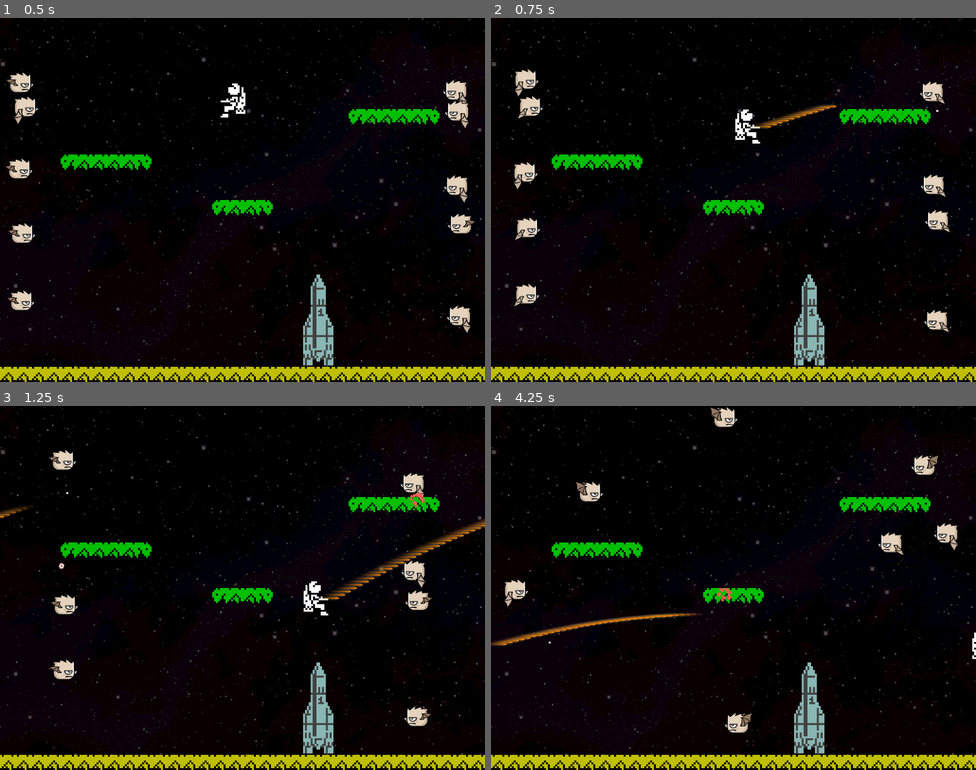
Above: before the commit, frames 1-4 (two rows, left to right).
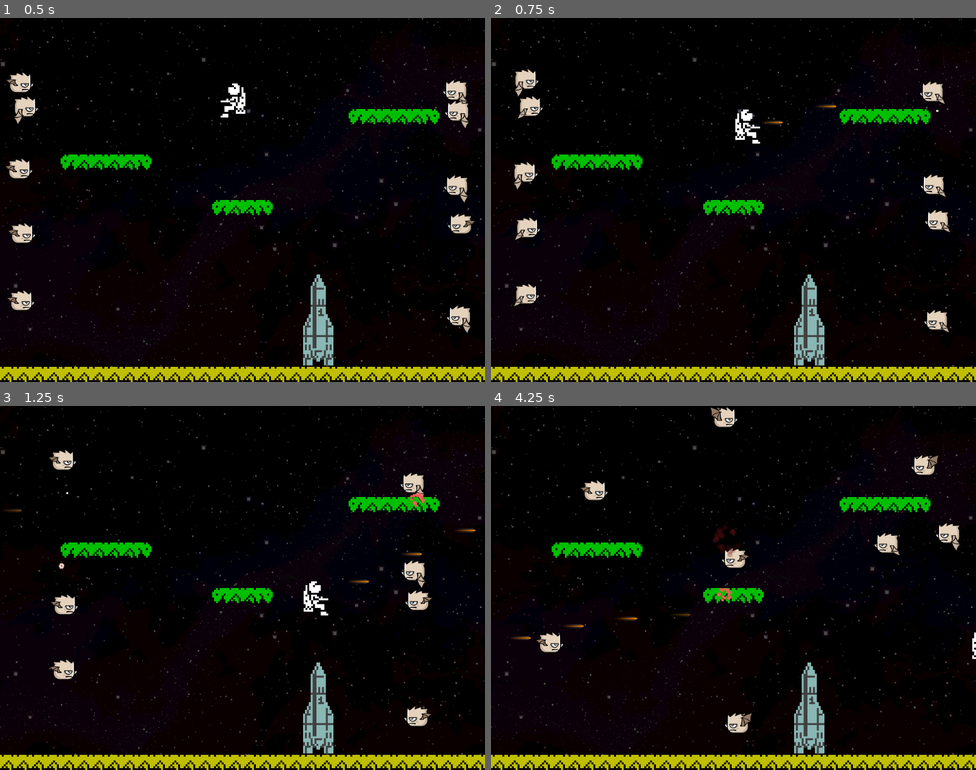
Above: after the commit, the same moments.

Repository: maximinus/JetPac2020
Game: Godot game, scene res://scenes/BaseLevel.tscn
Two runs of this game, one before a commit and one after it. Both use one fixed random seed, a clock stepped at 60 frames per second and the inputs below.
Inputs:
- Up to frame 1 (0.5 s): no input
- Up to frame 2 (0.75 s): hold X (move_right) from 0.53 s (still down); hold L (fire) from 0.53 s (still down)
- Up to frame 3 (1.25 s): keep holding X (move_right); keep holding L (fire)
- Up to frame 4 (4.25 s): release L (fire) at 1.28 s; tap L (fire) at 1.35, 2.3, 2.85 s; release X (move_right) at 2.03 s; hold Z (move_left) 2.03-2.78 s; hold M (jetpac) 2.03-2.78 s; hold X (move_right) from 2.78 s (still down); hold L (fire) from 3.53 s (still down)

Frame 1 is identical in both runs. In frame 2, 0.2% of the frame differs, in the area x 53-70%, y 24-31%; in frame 3, 0.8%; in frame 4, 1.8%, in the area x 0-97%, y 20-68%.

Commit message:
Added bullet rate for firing

Diff:
--- a/JetPac/scenes/Player.tscn
+++ b/JetPac/scenes/Player.tscn
@@ -13,15 +13,15 @@
 
 [sub_resource type="SpriteFrames" id=2]
 animations = [ {
+"frames": [ ExtResource( 3 ), ExtResource( 1 ), ExtResource( 4 ), ExtResource( 2 ) ],
+"loop": true,
+"name": "walk",
+"speed": 10.0
+}, {
 "frames": [ ExtResource( 6 ) ],
 "loop": true,
 "name": "fly",
 "speed": 5.0
-}, {
-"frames": [ ExtResource( 3 ), ExtResource( 1 ), ExtResource( 4 ), ExtResource( 2 ) ],
-"loop": true,
-"name": "walk",
-"speed": 10.0
 } ]
 
 [node name="Player" type="KinematicBody2D"]
@@ -36,6 +36,6 @@
 animation = "fly"
 
 [node name="FireTimer" type="Timer" parent="."]
-wait_time = 0.5
+wait_time = 0.15
 one_shot = true
 [connection signal="timeout" from="FireTimer" to="." method="_on_FireTimer_timeout"]
--- a/JetPac/scripts/player.gd
+++ b/JetPac/scripts/player.gd
@@ -27,7 +27,6 @@
 		if position.y > 10:
 			velocity.y -= THRUST * delta
 			velocity.y = max(velocity.y, MAX_THRUST)
-	print(velocity.y)
 	if velocity.x == 0 and is_on_floor() == true:
 		$AnimatedSprite.play("walk")
 		$AnimatedSprite.stop()
@@ -52,7 +51,7 @@
 		position.x += WRAP_DELTA
 
 func checkFire():
-	if not Input.is_action_pressed("fire"):
+	if not Input.is_action_pressed("fire") or can_fire == false:
 		return
 	var bullet_direction = 0
 	var new_bullet = bullet.instance()
@@ -64,8 +63,8 @@
 	new_bullet.init(bullet_direction, position)
 	get_parent().add_child(new_bullet)
 	# start a timer that blocks firing again
-	#can_fire = false
-	#$FireTimer.start()
+	can_fire = false
+	$FireTimer.start()
 
 func _on_FireTimer_timeout():
 	can_fire = true
